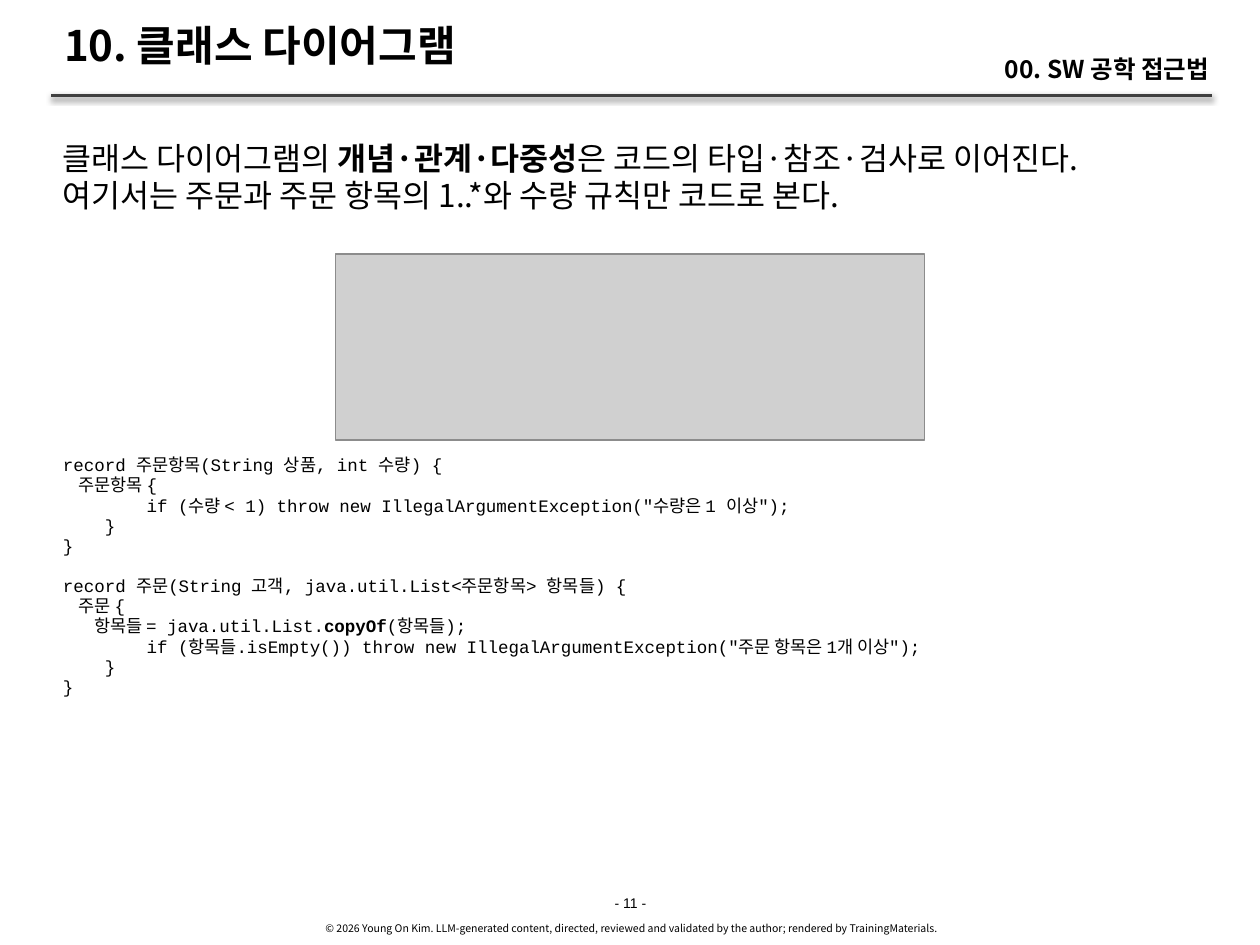
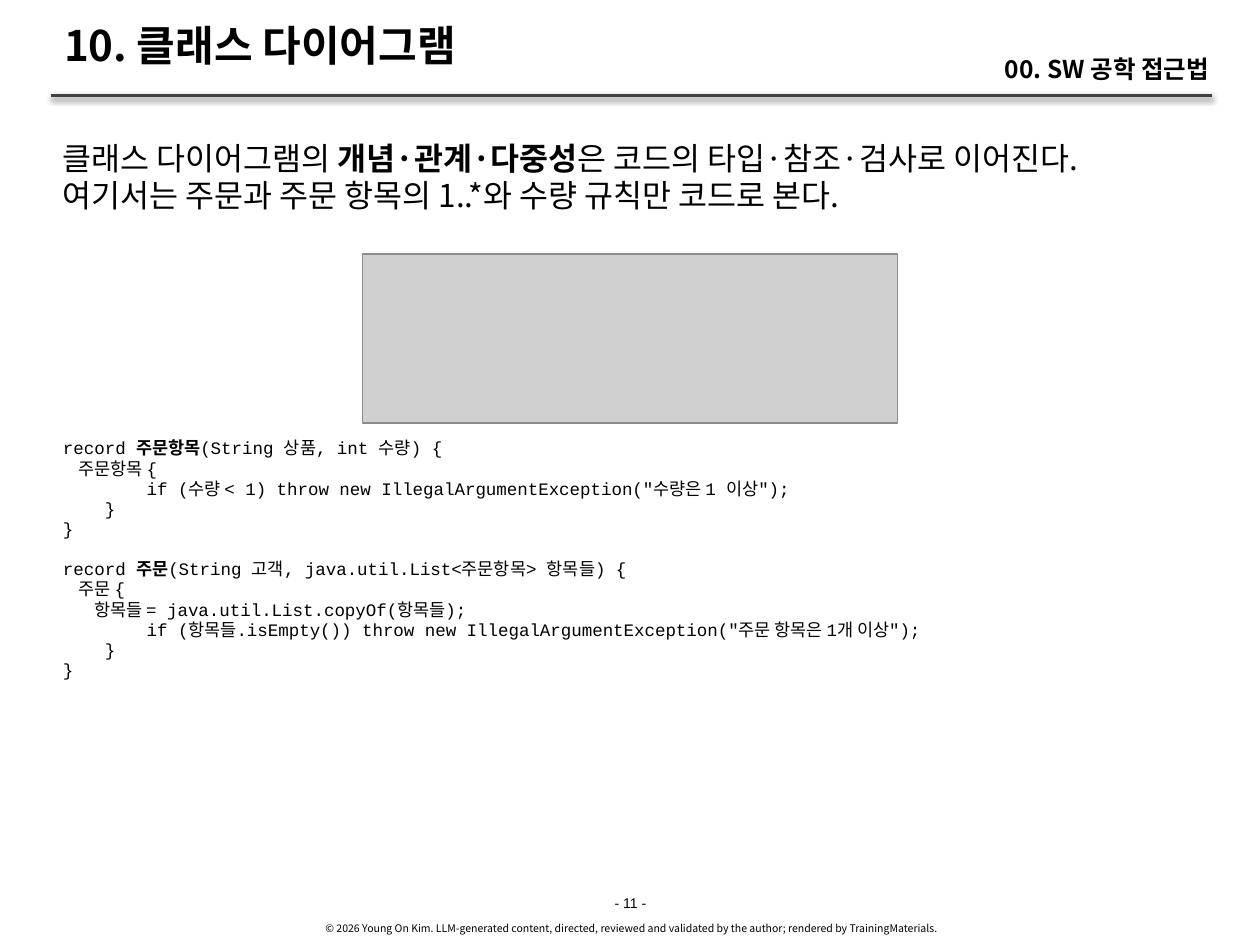
Before and after one commit to YoungSan77/TrainingMaterials, a slide deck: slide 11 of references/sw-engineering-approach/sw-engineering-approach.pptx. Drawn at 1260x945 pixels with LibreOffice and Linux fonts; fonts in the diff are those of the drawing; grey boxes stand for pictures. Boxes give left, top, right and bottom in pixels: in the first picture for what was removed or moved away, otherwise in the second. Text is boxed around its words. In the diff, an @@ line names an element or a change of style, - is before the commit and + after.

```diff
--- a/references/sw-engineering-approach/sw-engineering-approach.pptx
+++ b/references/sw-engineering-approach/sw-engineering-approach.pptx
@@ picture: place and size @@
-picture at bbox=[335, 255, 924, 441]
+picture at bbox=[363, 255, 898, 423]
@@ text "record 주문항목(String 상품, int 수량) ...": place and size @@
-text "record 주문항목(String 상품, int 수량) ..." at bbox=[63, 456, 920, 657]
+text "record 주문항목(String 상품, int 수량) ..." at bbox=[63, 439, 920, 640]
@@ text at bbox=[63, 439, 606, 620]: bold on in "주문항목(String", "주문(String"; bold off in "java.util.List.copyOf(항목들);" @@
```
Also in this commit, not shown: 16 other slides changed, 15 other files.
